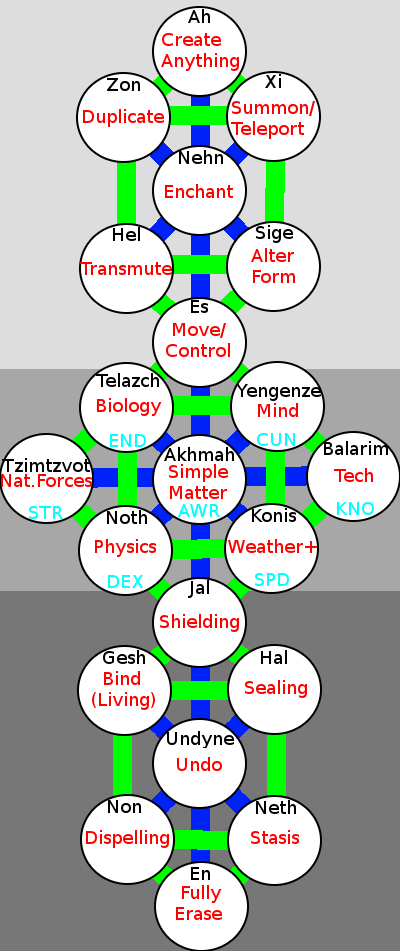
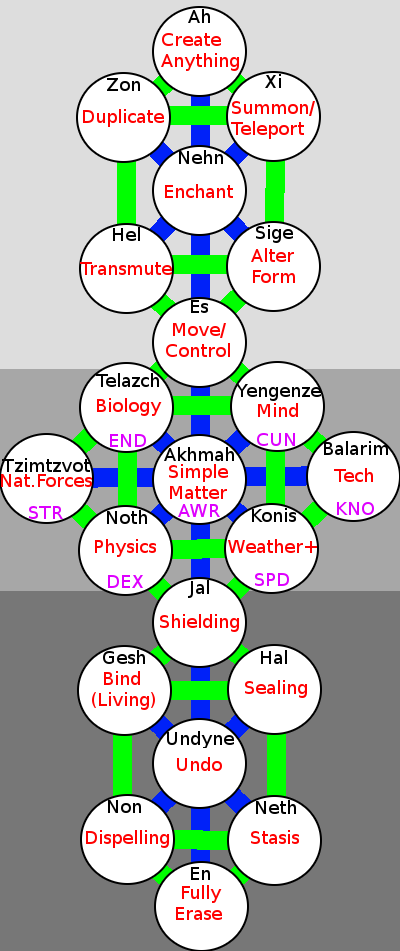
Layer changes from the first w=400, h=951 image to the second:
painted on "Konis #3" over [left=255, top=573, right=289, bottom=586]
painted on "Noth #3" over [left=108, top=575, right=143, bottom=588]
painted on "Balarim #3" over [left=337, top=502, right=374, bottom=515]
painted on "Akhmah #3" over [left=178, top=504, right=220, bottom=517]
painted on "Tzimtzvot #3" over [left=29, top=506, right=63, bottom=519]
painted on "Yengenze #3" over [left=257, top=433, right=295, bottom=446]
painted on "Telazch #3" over [left=110, top=434, right=146, bottom=447]
